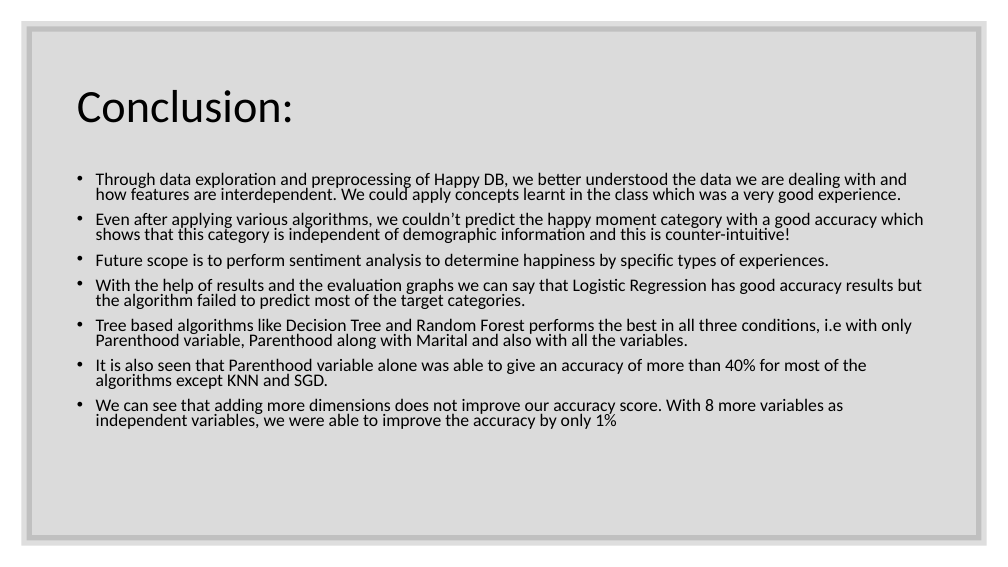
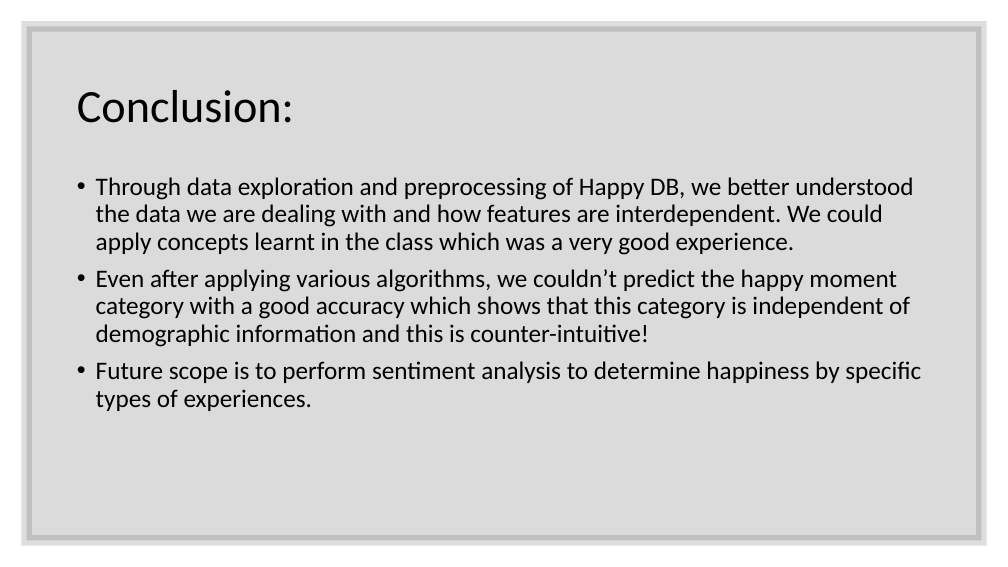
Before and after one commit to ZhengyangXu/CMPE_256_HappyDB_Analysis, a slide deck: slide 13 of Documents/CMPE256_FinalProject_Presentation_TeamSpectrum.pptx (slide 12 before the commit). Drawn at 1008x567 pixels with LibreOffice and Linux fonts; fonts in the diff are those of the drawing. Boxes give left, top, right and bottom in pixels: in the first picture for what was removed or moved away, otherwise in the second. Text is boxed around its words. In the diff, an @@ line names an element or a change of style, - is before the commit and + after.

Commit message:
adding presentation

```diff
--- a/Documents/CMPE256_FinalProject_Presentation_TeamSpectrum.pptx
+++ b/Documents/CMPE256_FinalProject_Presentation_TeamSpectrum.pptx
@@ text "Through data exploration and preprocessing ..." at [96, 177, 921, 411]: size 16.8 to 24 pt; line spacing 0.7 to 0.9 @@
@@ text at [96, 278, 922, 429]: paragraphs removed @@
-• With the help of results and the evaluation graphs we can say that Logistic Regression has good accuracy results but the algorithm failed to predict most of the target categories.
-• Tree based algorithms like Decision Tree and Random Forest performs the best in all three conditions, i.e with only Parenthood variable, Parenthood along with Marital and also with all the variables.
-• It is also seen that Parenthood variable alone was able to give an accuracy of more than 40% for most of the algorithms except KNN and SGD.
-• We can see that adding more dimensions does not improve our accuracy score. With 8 more variables as independent variables, we were able to improve the accuracy by only 1%
```
Also in this commit, not shown: 3 other slides changed, 1 slide added, 1 other file.
